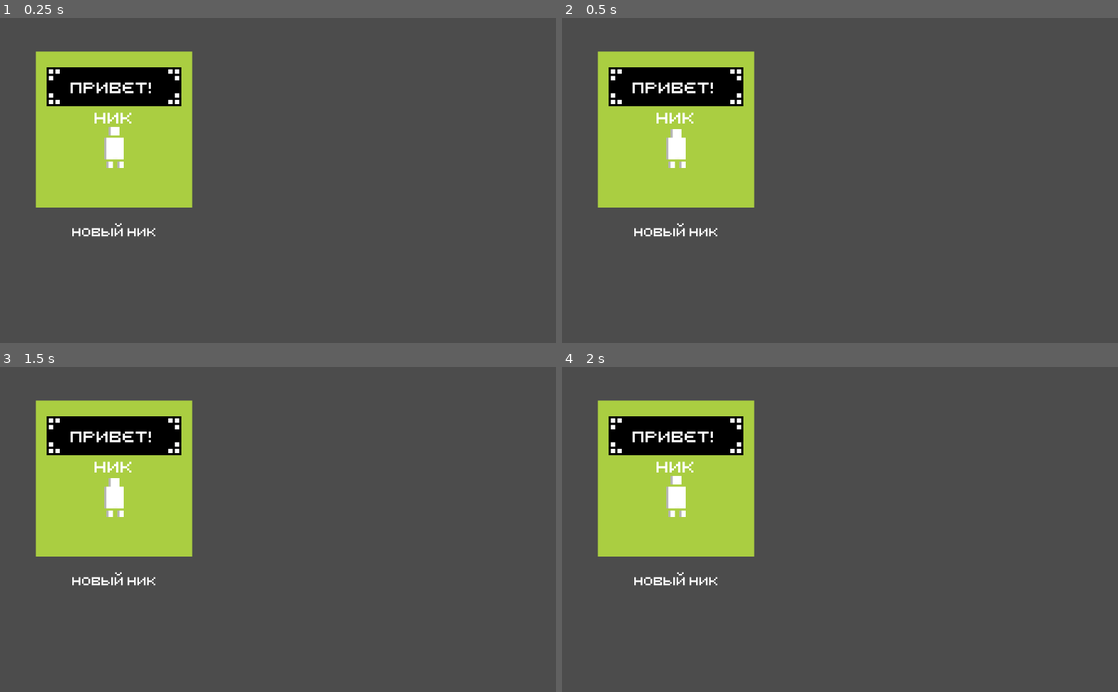
Above: before the commit, frames 1-4 (two rows, left to right).
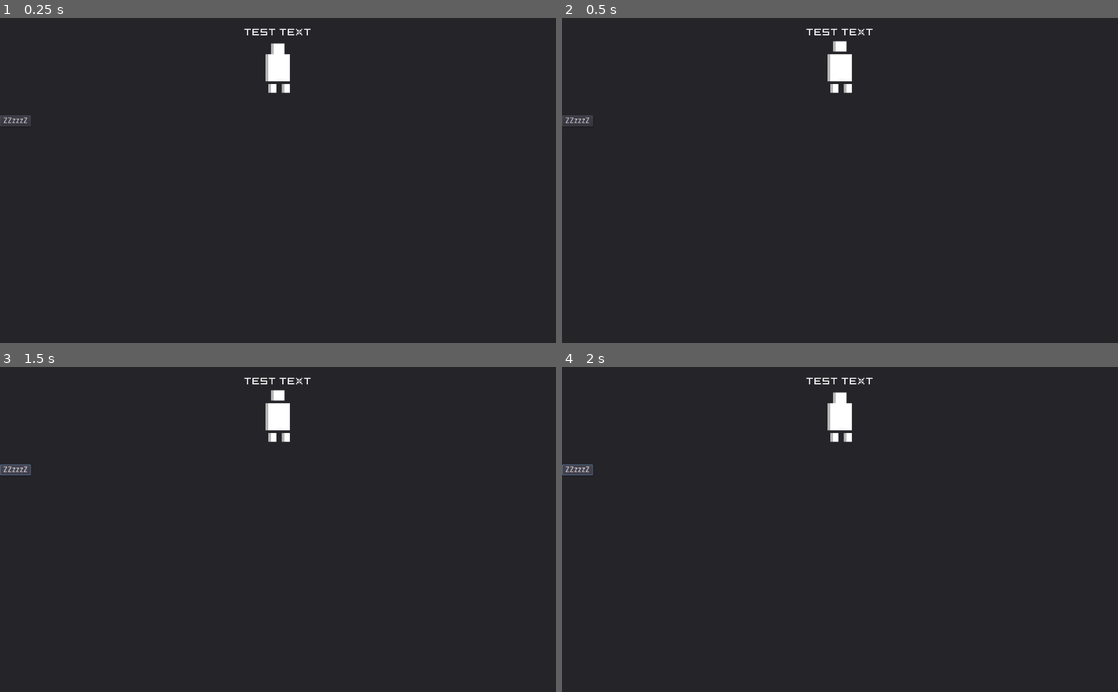
Above: after the commit, the same moments.

Repository: GoalKepper/GameNET-MakeAvatar
Game: Godot game, scene res://Control.tscn
Same seed, same stepped clock (60 frames per second), same inputs: the game is played once before the commit and once after it. Before the commit the project starts from res://Menu.tscn.
Inputs (mouse positions are in pixels of both pictures, inside the frame that each line leads up to):
- Up to frame 1 (0.25 s): no input
- Up to frame 2 (0.5 s): no input
- Up to frame 3 (1.5 s): click (16, 471) at 0.5 s, where only the run after the commit has a clickable "ZZzzzZ"; click (16, 471) at 1.25 s, where only the run after the commit has a clickable "ZZzzzZ"
- Up to frame 4 (2 s): no input

The runs differ from the first frame. In frame 1, 100% of the frame differs, in the area x 0-100%, y 0-100%; in frame 2, 100%; in frame 3, 100%; in frame 4, 100%.
Error after the commit: Invalid get index 'nick' (on base: 'Nil'). (res://control.gd:17)

Commit message:
0.1. Enter Avatar
- Add avatar
- Add animation to it
- Data loading from the database is implemented

Diff:
--- /dev/null
+++ b/Avatar.tscn
@@ -0,0 +1,35 @@
+[gd_scene load_steps=6 format=2]
+
+[ext_resource path="res://avatar.gd" type="Script" id=1]
+[ext_resource path="res://sprites/character/4.png" type="Texture" id=2]
+[ext_resource path="res://sprites/character/0.png" type="Texture" id=3]
+[ext_resource path="res://main_font.tres" type="DynamicFont" id=4]
+
+[sub_resource type="SpriteFrames" id=1]
+animations = [ {
+"frames": [ ExtResource( 3 ), ExtResource( 2 ) ],
+"loop": true,
+"name": "default",
+"speed": 2.0
+} ]
+
+[node name="Avatar" type="Node2D"]
+script = ExtResource( 1 )
+
+[node name="AnimatedSprite" type="AnimatedSprite" parent="."]
+frames = SubResource( 1 )
+frame = 1
+playing = true
+
+[node name="Node2D" type="Node2D" parent="."]
+position = Vector2( 0, -13 )
+scale = Vector2( 0.5, 0.5 )
+
+[node name="Label" type="Label" parent="Node2D"]
+grow_horizontal = 2
+grow_vertical = 2
+custom_fonts/font = ExtResource( 4 )
+text = "Test Text"
+__meta__ = {
+"_edit_use_anchors_": false
+}
--- /dev/null
+++ b/Control.tscn
@@ -0,0 +1,61 @@
+[gd_scene load_steps=3 format=2]
+
+[ext_resource path="res://Avatar.tscn" type="PackedScene" id=1]
+[ext_resource path="res://control.gd" type="Script" id=2]
+
+[node name="Control" type="Control"]
+anchor_right = 1.0
+anchor_bottom = 1.0
+script = ExtResource( 2 )
+__meta__ = {
+"_edit_use_anchors_": false
+}
+
+[node name="HTTPGet" type="HTTPRequest" parent="."]
+
+[node name="Panel" type="Panel" parent="."]
+anchor_top = 0.3
+anchor_right = 1.0
+anchor_bottom = 1.0
+__meta__ = {
+"_edit_use_anchors_": false
+}
+
+[node name="ScrollContainer" type="ScrollContainer" parent="Panel"]
+anchor_right = 1.0
+anchor_bottom = 1.0
+__meta__ = {
+"_edit_use_anchors_": false
+}
+
+[node name="VBoxContainer" type="VBoxContainer" parent="Panel/ScrollContainer"]
+margin_right = 57.0
+margin_bottom = 20.0
+
+[node name="Button" type="Button" parent="Panel/ScrollContainer/VBoxContainer"]
+margin_right = 57.0
+margin_bottom = 20.0
+text = "ZZzzzZ"
+
+[node name="Panel2" type="Panel" parent="."]
+anchor_right = 1.0
+anchor_bottom = 0.3
+rect_min_size = Vector2( 0, 180 )
+__meta__ = {
+"_edit_use_anchors_": false
+}
+
+[node name="Control" type="Control" parent="Panel2"]
+anchor_left = 0.5
+anchor_top = 0.5
+anchor_right = 0.5
+anchor_bottom = 0.5
+__meta__ = {
+"_edit_use_anchors_": false
+}
+
+[node name="Avatar" parent="Panel2/Control" instance=ExtResource( 1 )]
+scale = Vector2( 5, 5 )
+
+[connection signal="request_completed" from="HTTPGet" to="." method="_on_HTTPGet_request_completed"]
+[connection signal="pressed" from="Panel/ScrollContainer/VBoxContainer/Button" to="." method="_on_Button_pressed"]
--- /dev/null
+++ b/avatar.gd
@@ -0,0 +1,36 @@
+extends Node2D
+
+var nick:String = "Hi, dude"
+var messages:Array = ["привет"]
+var text_speed:float
+var randomize_messages:bool
+var first_message_differ:bool
+var run_frequency:float
+
+var speed:float
+var area_radius:int
+
+var ghost:bool
+
+# Called when the node enters the scene tree for the first time.
+func _ready():
+	pass
+
+func initialize (nick, area_radius, first_message_differ, ghost, messages, randomize_messages, run_frequency, speed, text_speed, color):
+	nick = nick
+	area_radius = area_radius
+	first_message_differ = first_message_differ
+	ghost = ghost
+	messages = messages
+	randomize_messages = randomize_messages
+	run_frequency = run_frequency
+	speed = speed
+	text_speed = text_speed
+	modulate = color
+	# --------------------------------------- #
+	$Node2D/Label.text = nick
+
+
+# Called every frame. 'delta' is the elapsed time since the previous frame.
+#func _process(delta):
+#	pass
--- /dev/null
+++ b/control.gd
@@ -0,0 +1,17 @@
+extends Control
+
+
+# Declare member variables here. Examples:
+# var a = 2
+# var b = "text"
+
+
+func _ready():
+	$HTTPGet.request("https://gamenet-website-default-rtdb.europe-west1.firebasedatabase.app/Avatars/avatar0.json")
+
+func _on_Button_pressed():
+	$Panel/ScrollContainer/VBoxContainer/Button.text = JavaScript.eval('prompt("%s", "%s");' % ['Введите что-либо', $Panel/ScrollContainer/VBoxContainer/Button.text])
+
+func _on_HTTPGet_request_completed(result, response_code, headers, body):
+	var json = parse_json(body.get_string_from_utf8())
+	$Panel2/Control/Avatar.initialize(json["nick"], json["area_radius"], json["first_message_differ"], json["ghost"], json["messages"].split('~'), json["randomize_messages"], json["run_frequency"], json["speed"], json["text_speed"], json["color"])
--- a/project.godot
+++ b/project.godot
@@ -11,7 +11,7 @@
 [application]
 
 config/name="GameNETMakeAvatar"
-run/main_scene="res://Menu.tscn"
+run/main_scene="res://Control.tscn"
 config/icon="res://icon.png"
 
 [physics]
Not shown, added: export_presets.cfg
